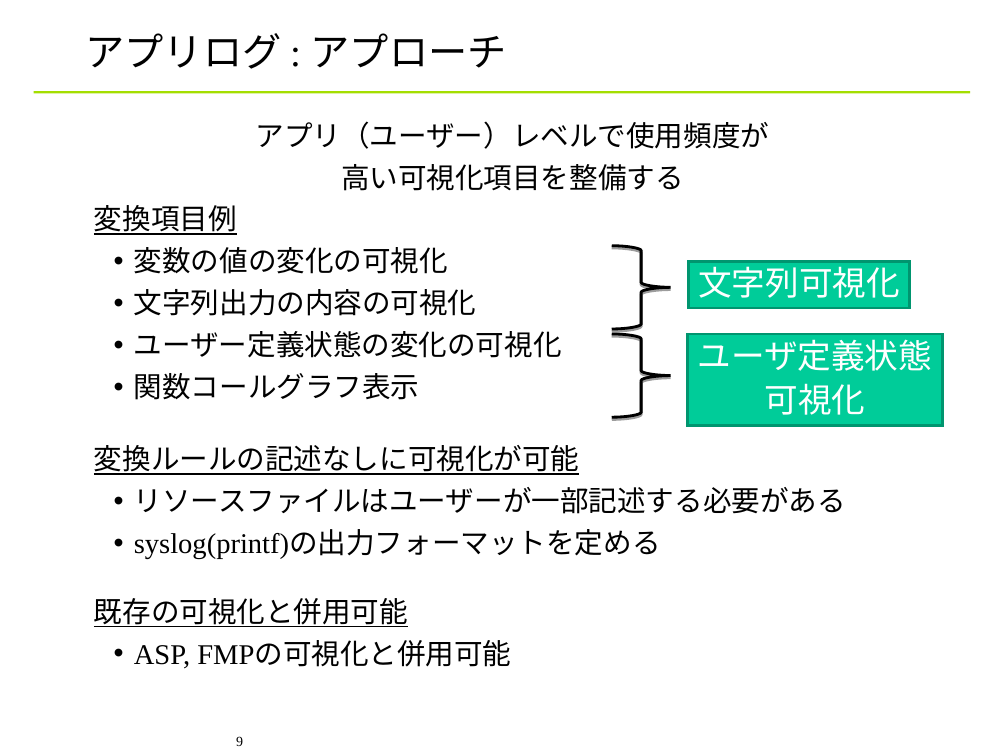
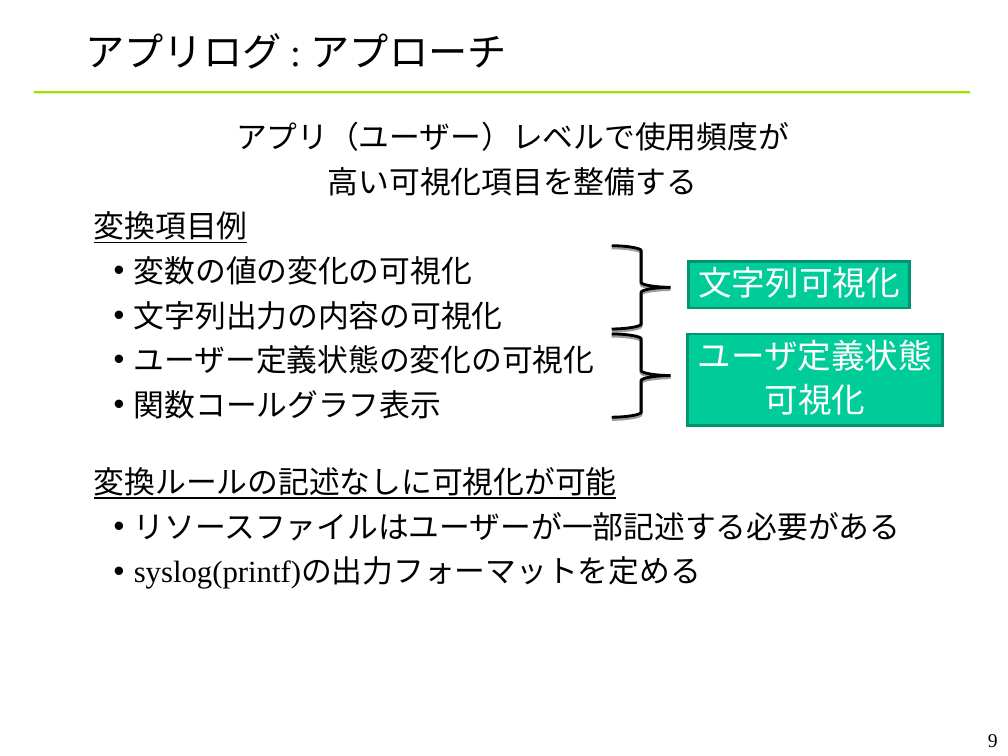
Before and after one commit to YixiaoLi/tlv4mc, a slide deck: slide 9 of doc/phase4/joho_koukankai/ojl-2nd-comm-yanagi.ppt. Drawn at 1008x756 pixels with LibreOffice and Linux fonts; fonts in the diff are those of the drawing; background and template pictures are left out. Boxes give left, top, right and bottom in pixels: in the first picture for what was removed or moved away, otherwise in the second. Text is boxed around its words. In the diff, an @@ line names an element or a change of style, - is before the commit and + after.

```diff
--- a/doc/phase4/joho_koukankai/ojl-2nd-comm-yanagi.ppt
+++ b/doc/phase4/joho_koukankai/ojl-2nd-comm-yanagi.ppt
@@ text "アプリ（ユーザー）レベルで使用頻度が" at (94, 121, 901, 588): size 20.4 to 22 pt @@
@@ text at (94, 598, 511, 669): paragraphs removed @@
-既存の可視化と併用可能
-  • ASP, FMPの可視化と併用可能
@@ page number: place and size @@
-page number at (236, 736, 243, 746)
+page number at (988, 734, 998, 748)
@@ page number at (988, 734, 998, 748): size 10 to 14 pt; alignment left to right @@
```
Also in this commit, not shown: 10 other slides changed, 1 other file.
